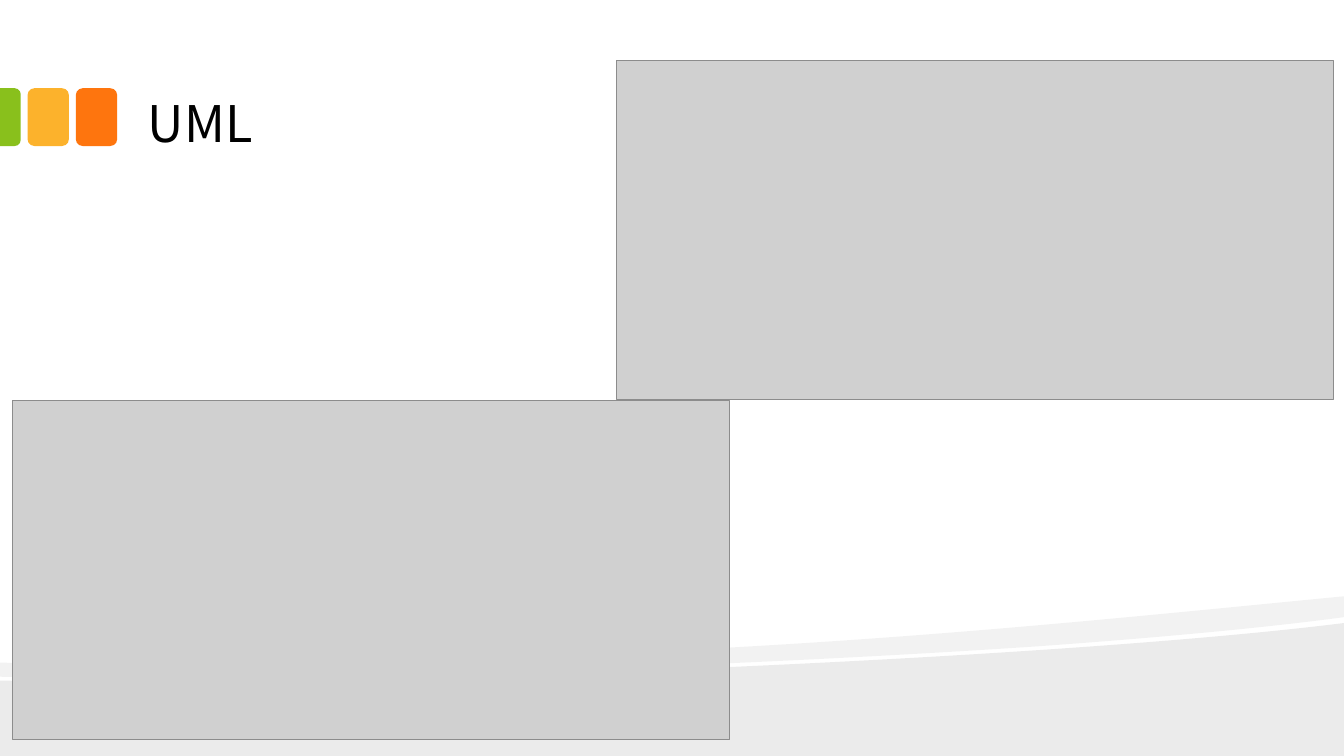
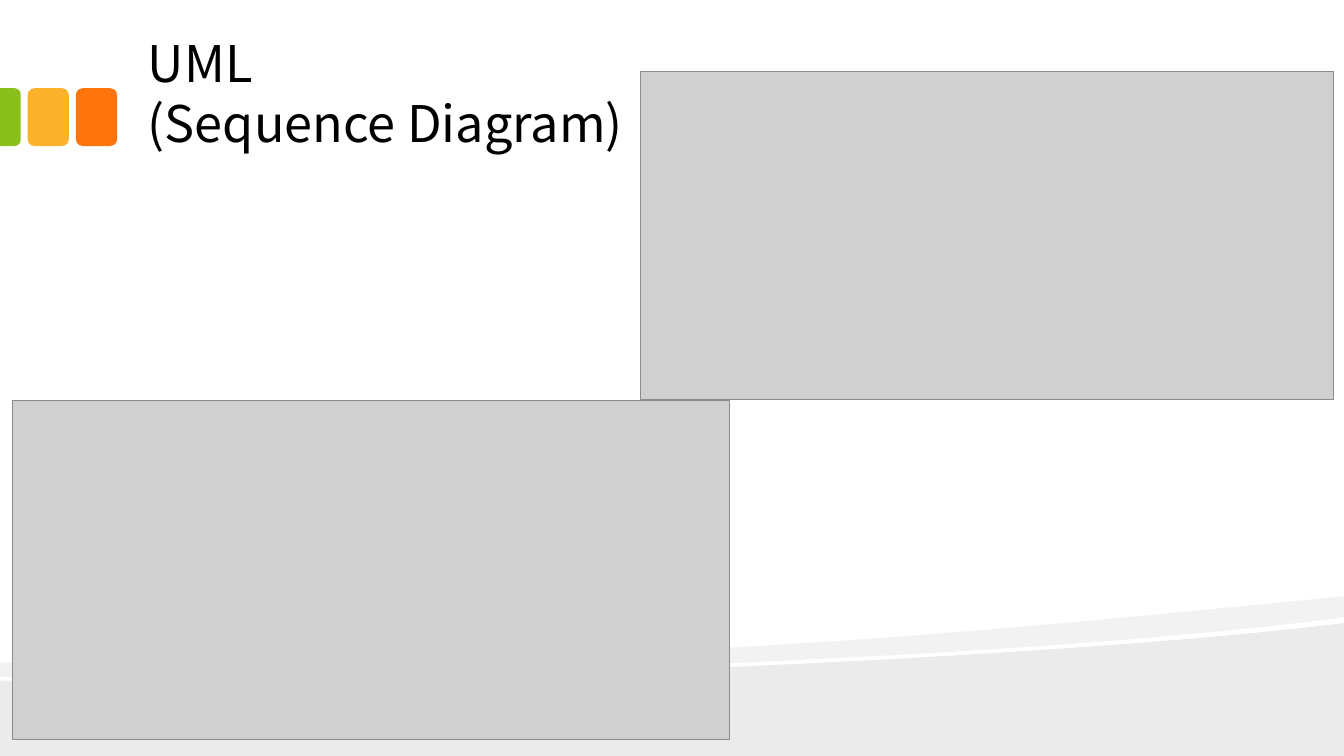
Before and after one commit to kjayvam/HTML, a slide deck: slide 33 of project/ppt/김영민_포트폴리오 요약 보고서.pptx (slide 24 before the commit). Drawn at 1344x756 pixels with LibreOffice and Linux fonts; fonts in the diff are those of the drawing; grey boxes stand for pictures. Boxes give left, top, right and bottom in pixels: in the first picture for what was removed or moved away, otherwise in the second. Text is boxed around its words. In the diff, an @@ line names an element or a change of style, - is before the commit and + after.

```diff
--- a/project/ppt/김영민_포트폴리오 요약 보고서.pptx
+++ b/project/ppt/김영민_포트폴리오 요약 보고서.pptx
@@ title at [148,45,623,155]: text changed @@
-UML
+UML
+(Sequence Diagram)
@@ picture: place and size @@
-picture at [616,60,1333,399]
+picture at [640,72,1334,399]
```
Also in this commit, not shown: 7 other slides changed, 9 slides added, 3 other files.
